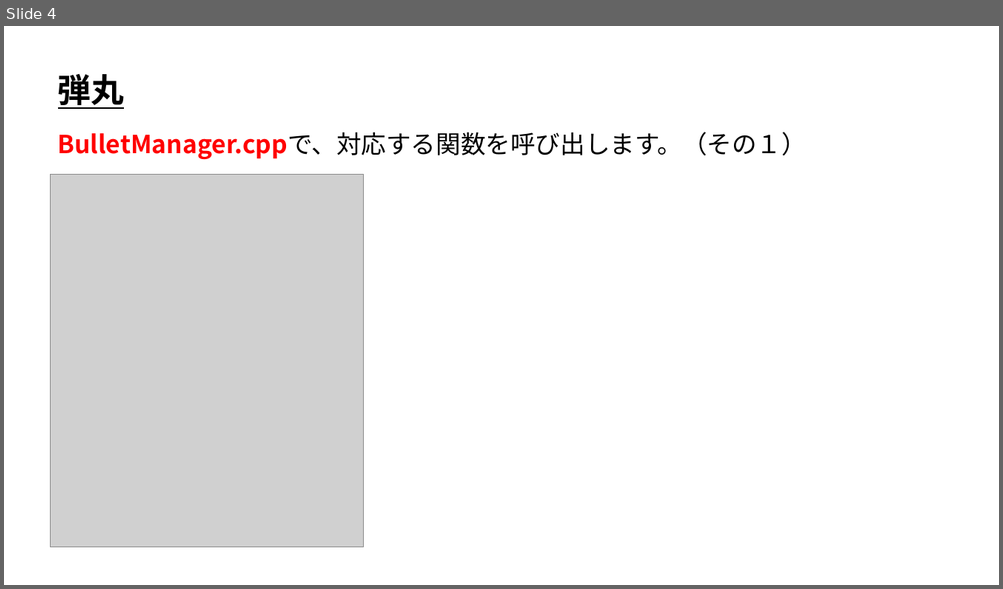
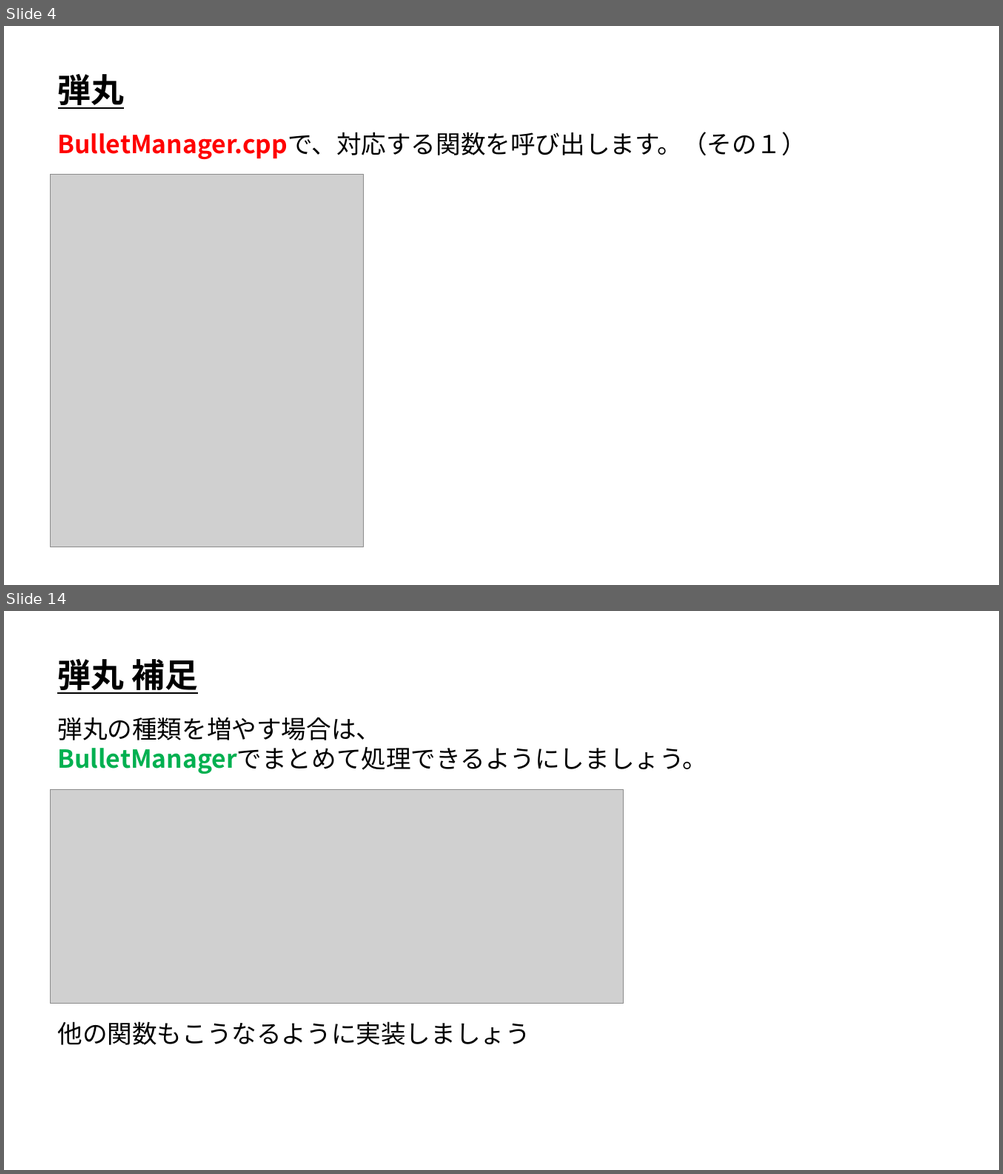
Before and after one commit to ArakiYusuke-Ohara/Textbook, a slide deck: ゲーム科1年/00_前期/ゲームプログラミングⅡ/04_シューティングゲーム弾丸編.pptx. Shown one above the other, each under a label of ours: slide 4 before the commit, slides 4 and 14 after it; the slides between them are not shown. The pictures are 1003x589 and 1003x1174 pixels, drawn with LibreOffice and Linux fonts; fonts in the diff are those of the drawing; grey boxes stand for pictures. Boxes give left, top, right and bottom in pixels: in the first picture for what was removed or moved away, otherwise in the second. Text is boxed around its words. In the diff, an @@ line names an element or a change of style, - is before the commit and + after.

Commit message:
弾丸編完成

```diff
--- a/ゲーム科1年/00_前期/ゲームプログラミングⅡ/04_シューティングゲーム弾丸編.pptx
+++ b/ゲーム科1年/00_前期/ゲームプログラミングⅡ/04_シューティングゲーム弾丸編.pptx
@@ slide 14 added at <box>4,611,999,1170</box>, background #FFFFFF @@
@@ text added at <box>57,659,198,694</box>, 32 pt, text #000000, bold, underline @@
+弾丸 補足
@@ text added at <box>57,718,707,774</box>, 24 pt, text #000000 @@
+弾丸の種類を増やす場合は、
+BulletManagerでまとめて処理できるようにしましょう。
@@ picture added at <box>51,789,623,1003</box> @@
@@ text added at <box>58,1022,530,1045</box>, 24 pt, text #000000 @@
+他の関数もこうなるように実装しましょう
```
Also in this commit, not shown: 1 slide changed, 10 other slides added, 6 other files.
